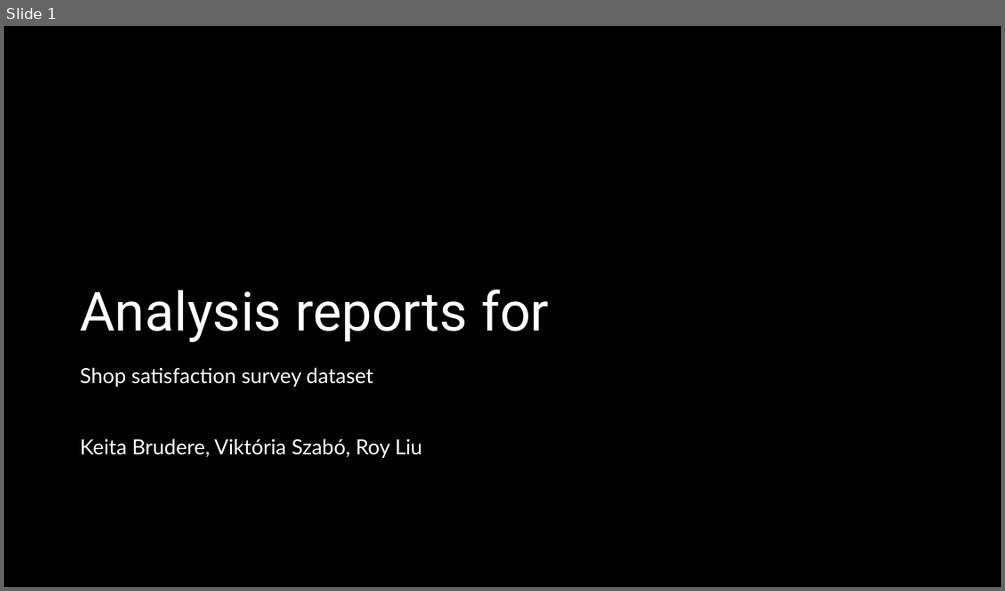
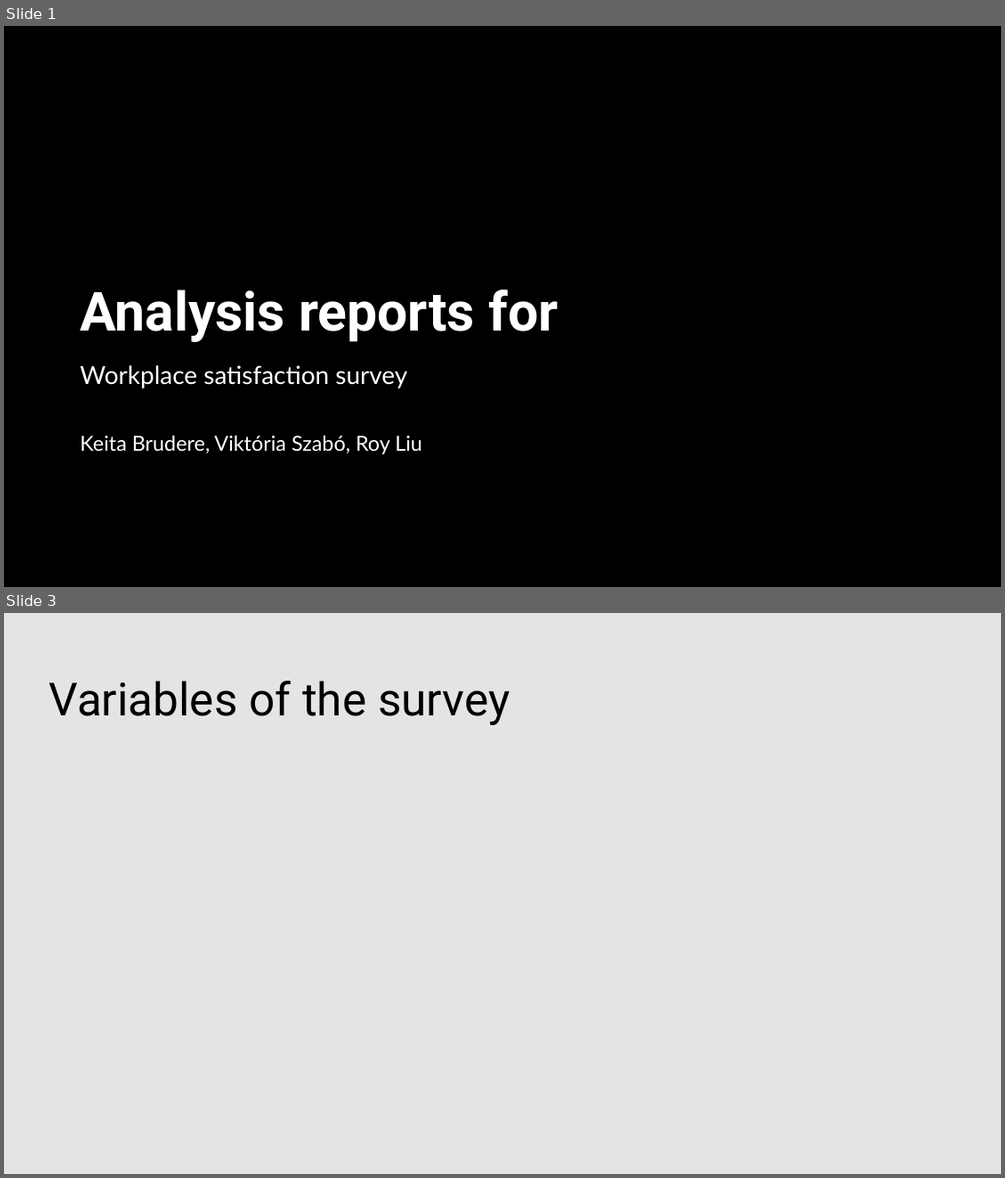
Before and after one commit to KatieRJ/BigDataProject, a slide deck: BigDataProject presentation.pptx. Shown one above the other, each under a label of ours: slide 1 before the commit, slides 1 and 3 after it; the slides between them are not shown. The pictures are 1005x591 and 1005x1178 pixels, drawn with LibreOffice and Linux fonts; fonts in the diff are those of the drawing; background and template pictures are left out; a plain dark background stands for a picture behind light text. Boxes give left, top, right and bottom in pixels: in the first picture for what was removed or moved away, otherwise in the second. Text is boxed around its words. In the diff, an @@ line names an element or a change of style, - is before the commit and + after.

```diff
--- a/BigDataProject presentation.pptx
+++ b/BigDataProject presentation.pptx
@@ slide 3 added at box(4, 613, 1001, 1174), background #FFFFFF @@
@@ rectangle added at box(4, 613, 1001, 1174), fill #DBD8D8 at 70% opacity @@
@@ title added at box(49, 681, 510, 725), 44 pt, text #000000 @@
+Variables of the survey
@@ slide 1 changed as well @@
@@ title "Analysis reports for" at box(80, 289, 558, 342): bold on @@
@@ subtitle at box(80, 365, 407, 388): text changed; size 20 to 24 pt @@
-Shop satisfaction survey dataset
+Workplace satisfaction survey
@@ subtitle at box(80, 435, 422, 454): line spacing 1 to 0.9 @@
```
Also in this commit, not shown: 2 other slides added, 1 other file.
